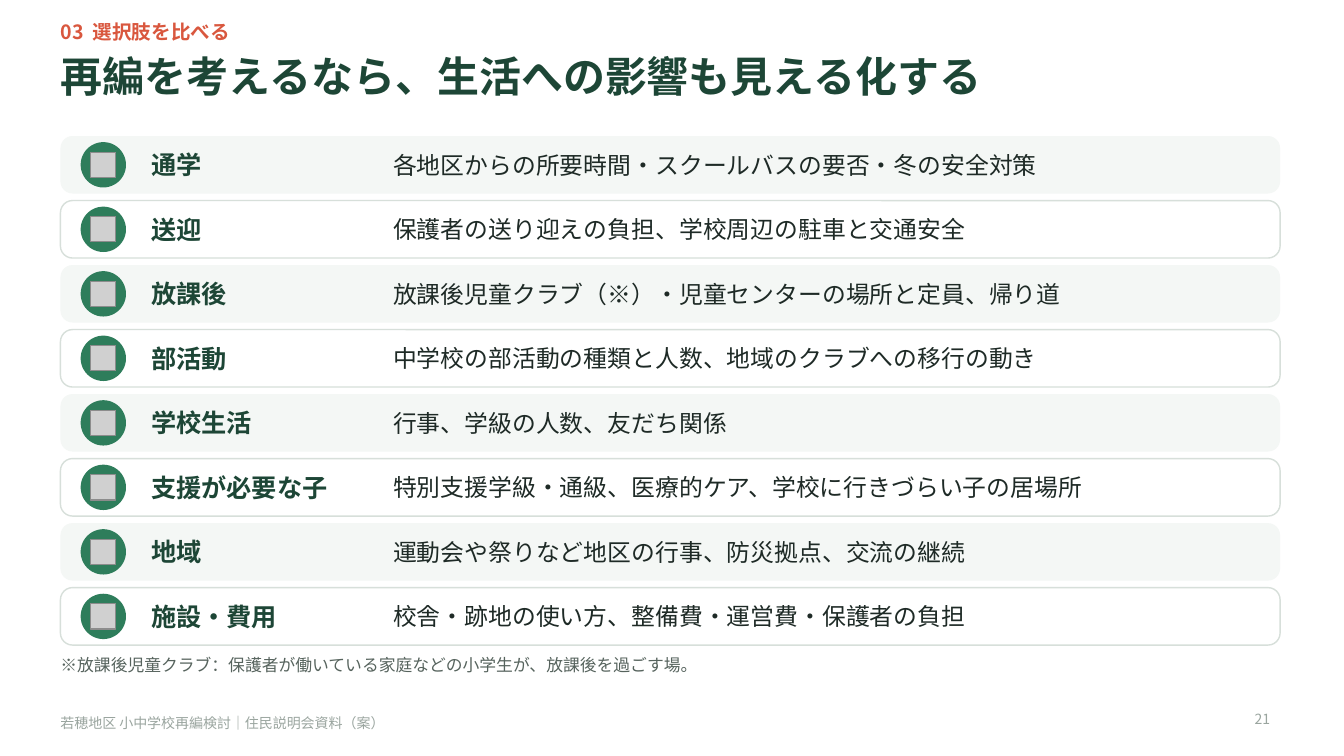
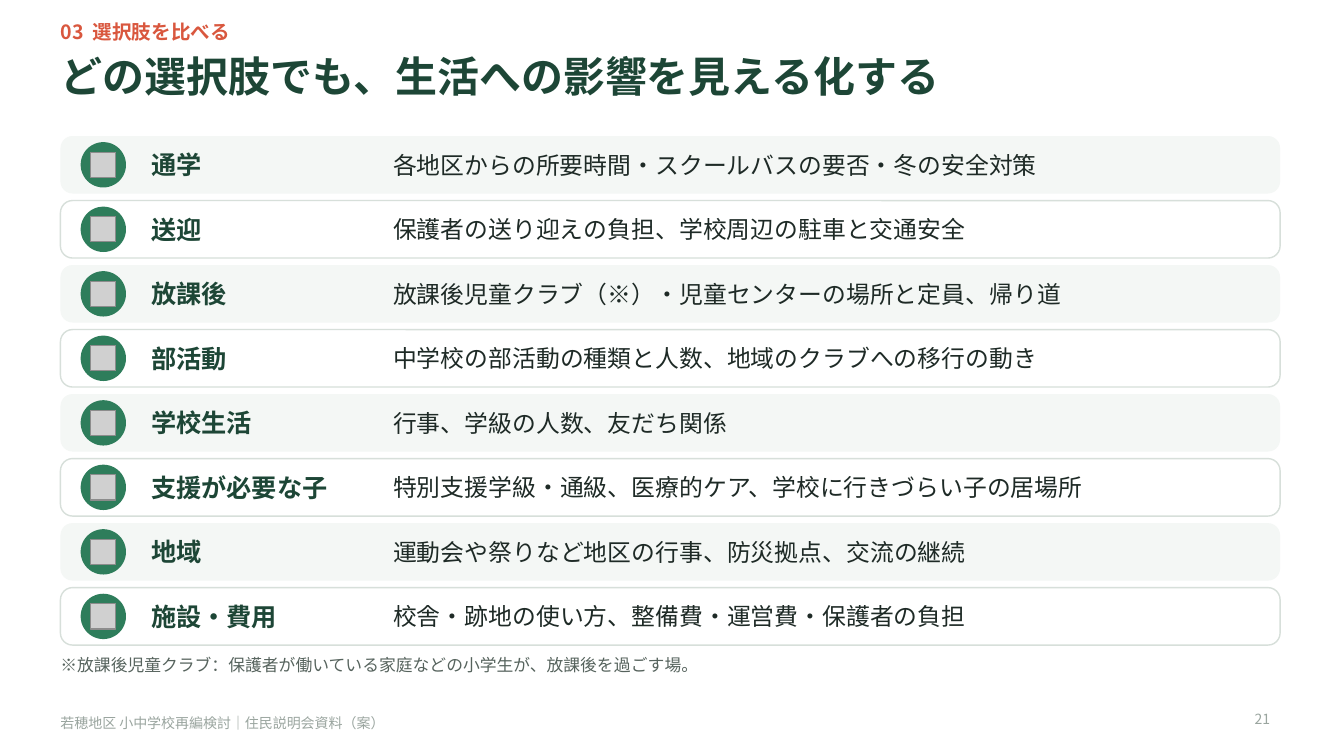
Before and after one commit to Masaki12008/GS, a slide deck: slide 21 of output/若穂地区_住民説明会資料_投影用.pptx. Drawn at 1344x756 pixels with LibreOffice and Linux fonts; fonts in the diff are those of the drawing; grey boxes stand for pictures. Boxes give left, top, right and bottom in pixels: in the first picture for what was removed or moved away, otherwise in the second. Text is boxed around its words. In the diff, an @@ line names an element or a change of style, - is before the commit and + after.

```diff
--- a/output/若穂地区_住民説明会資料_投影用.pptx
+++ b/output/若穂地区_住民説明会資料_投影用.pptx
@@ title at <box>60,56,939,96</box>: text changed @@
-再編を考えるなら、生活への影響も見える化する
+どの選択肢でも、生活への影響を見える化する
```
Also in this commit, not shown: 6 other slides changed, 3 other files.
